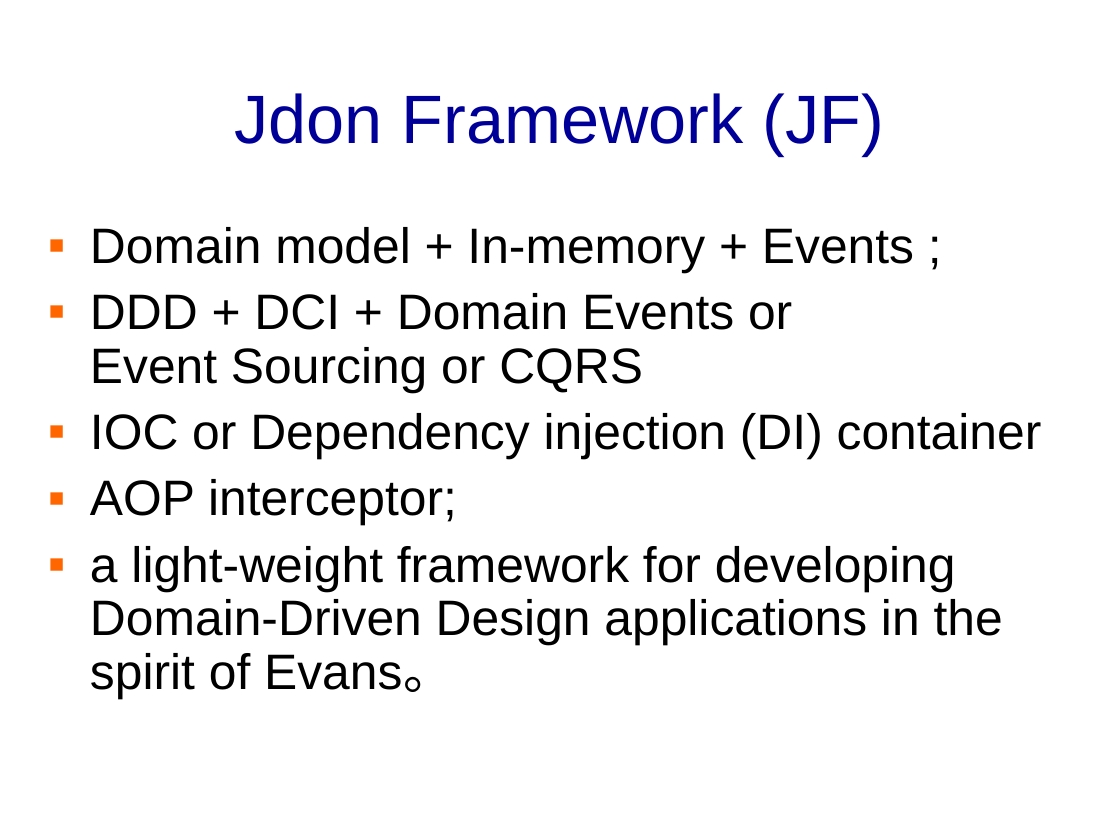
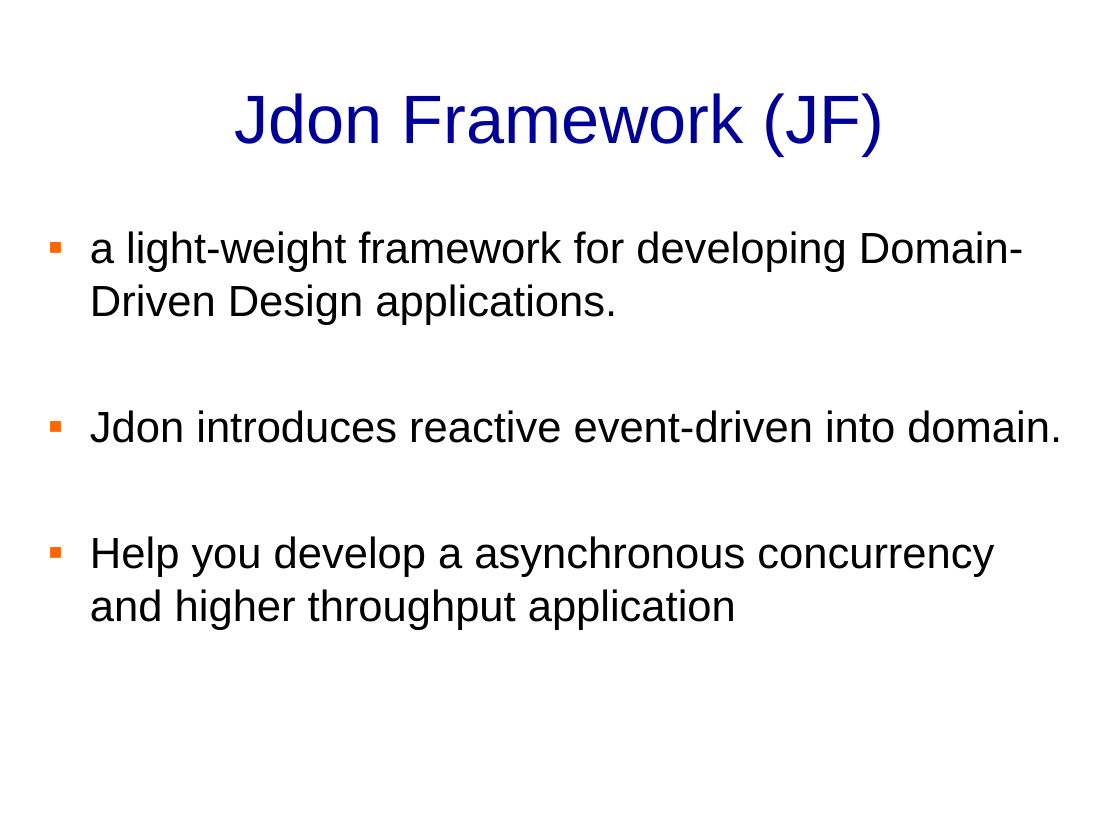
Before and after one commit to banq/jdonframework, a slide deck: slide 5 of doc/english/JdonFramework.ppt. Drawn at 1120x840 pixels with LibreOffice and Linux fonts; fonts in the diff are those of the drawing; background and template pictures are left out. Boxes give left, top, right and bottom in pixels: in the first picture for what was removed or moved away, otherwise in the second. Text is boxed around its words. In the diff, an @@ line names an element or a change of style, - is before the commit and + after.

Commit message:
doc

```diff
--- a/doc/english/JdonFramework.ppt
+++ b/doc/english/JdonFramework.ppt
@@ text at (90,231,1062,630): text changed; size 32 to 28 pt @@
-▪ Domain model + In-memory + Events ;
-▪ DDD + DCI + Domain Events or Event Sourcing or CQRS
-▪ IOC or Dependency injection (DI) container
-▪ AOP interceptor;
-▪ a light-weight framework for developing Domain-Driven Design applications in the spirit of Evans。
+▪ a light-weight framework for developing Domain-Driven Design applications.
+▪ Jdon introduces reactive event-driven into domain.
+▪ Help you develop a asynchronous concurrency and higher throughput application
```
Also in this commit, not shown: 6 slides added, 1 slide removed.
